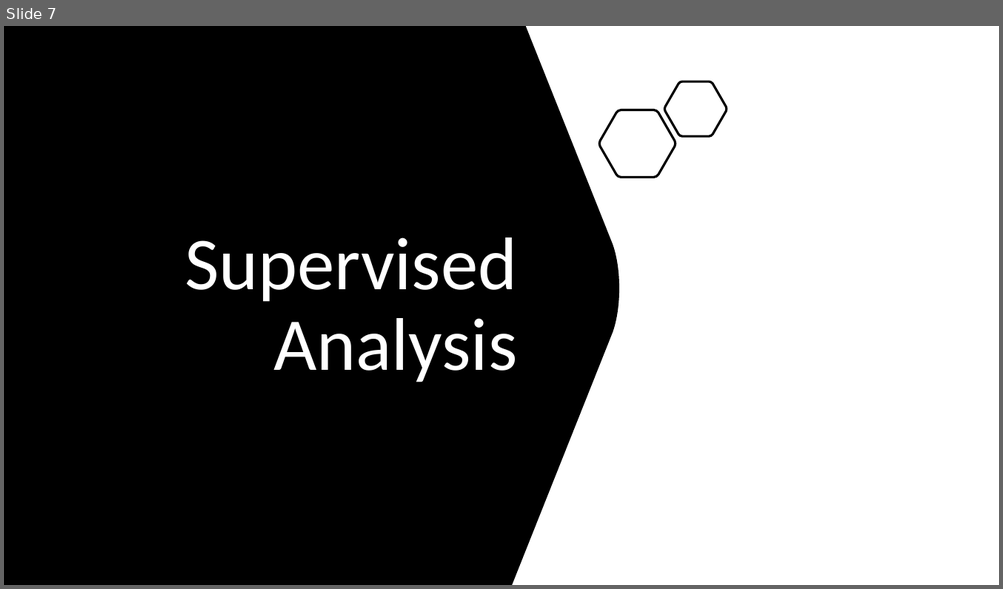
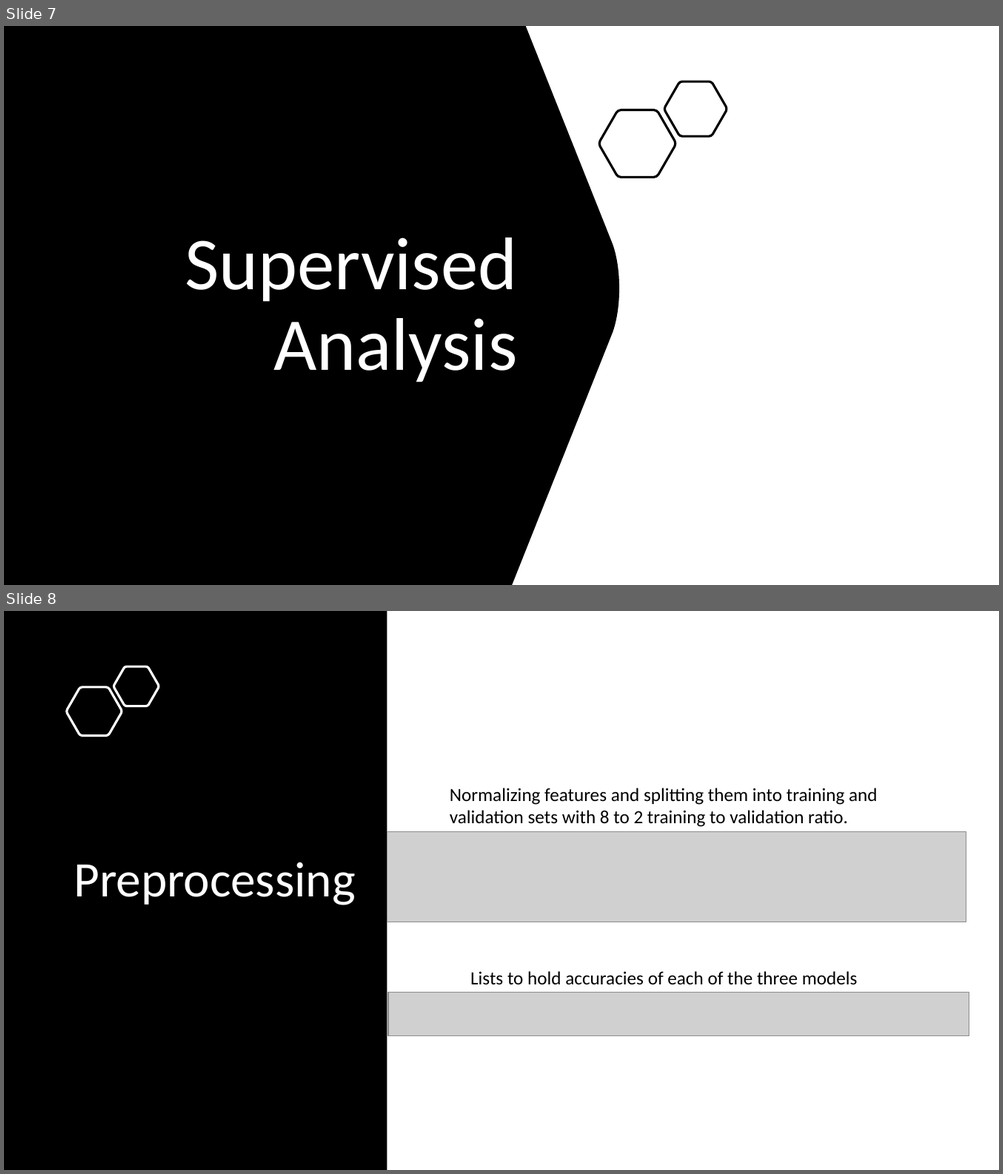
Before and after one commit to yl5741/ML-Proj, a slide deck: Heart Attack Analysis.pptx. Shown one above the other, each under a label of ours: slide 7 before the commit, slides 7 and 8 after it. The pictures are 1003x589 and 1003x1174 pixels, drawn with LibreOffice and Linux fonts; fonts in the diff are those of the drawing; grey boxes stand for pictures. Boxes give left, top, right and bottom in pixels: in the first picture for what was removed or moved away, otherwise in the second. Text is boxed around its words. In the diff, an @@ line names an element or a change of style, - is before the commit and + after.

```diff
--- a/Heart Attack Analysis.pptx
+++ b/Heart Attack Analysis.pptx
@@ slide 8 added at box(4, 611, 999, 1170), background #FFFFFF @@
@@ rectangle added at box(4, 611, 387, 1170), fill #000000 @@
@@ freeform shape added at box(114, 667, 159, 706), outline #FFFFFF 2.25 pt @@
@@ freeform shape added at box(67, 687, 122, 735), outline #FFFFFF 2.25 pt @@
@@ text added at box(449, 788, 877, 827), 18 pt, text #000000 @@
+Normalizing features and splitting them into training and validation sets with 8 to 2 training to validation ratio.
@@ picture added at box(387, 832, 966, 922) @@
@@ title added at box(74, 862, 356, 906), 48 pt, text #FFFFFF @@
+Preprocessing
@@ text added at box(470, 971, 857, 985), 18 pt, text #000000 @@
+Lists to hold accuracies of each of the three models
@@ picture added at box(388, 993, 969, 1037) @@
```
Also in this commit, not shown: 5 slides changed, 9 other slides added, 3 slides removed.
